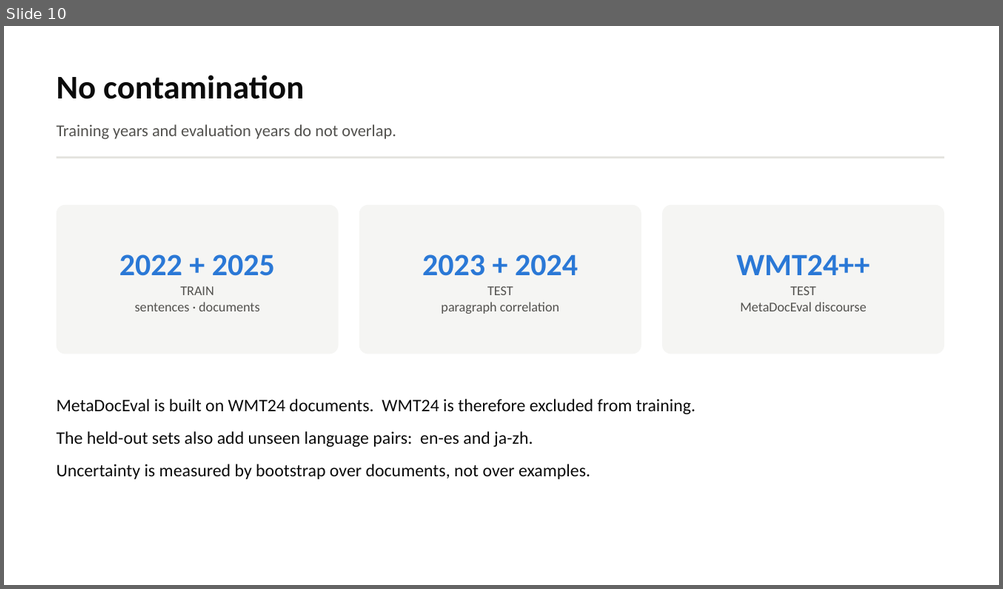
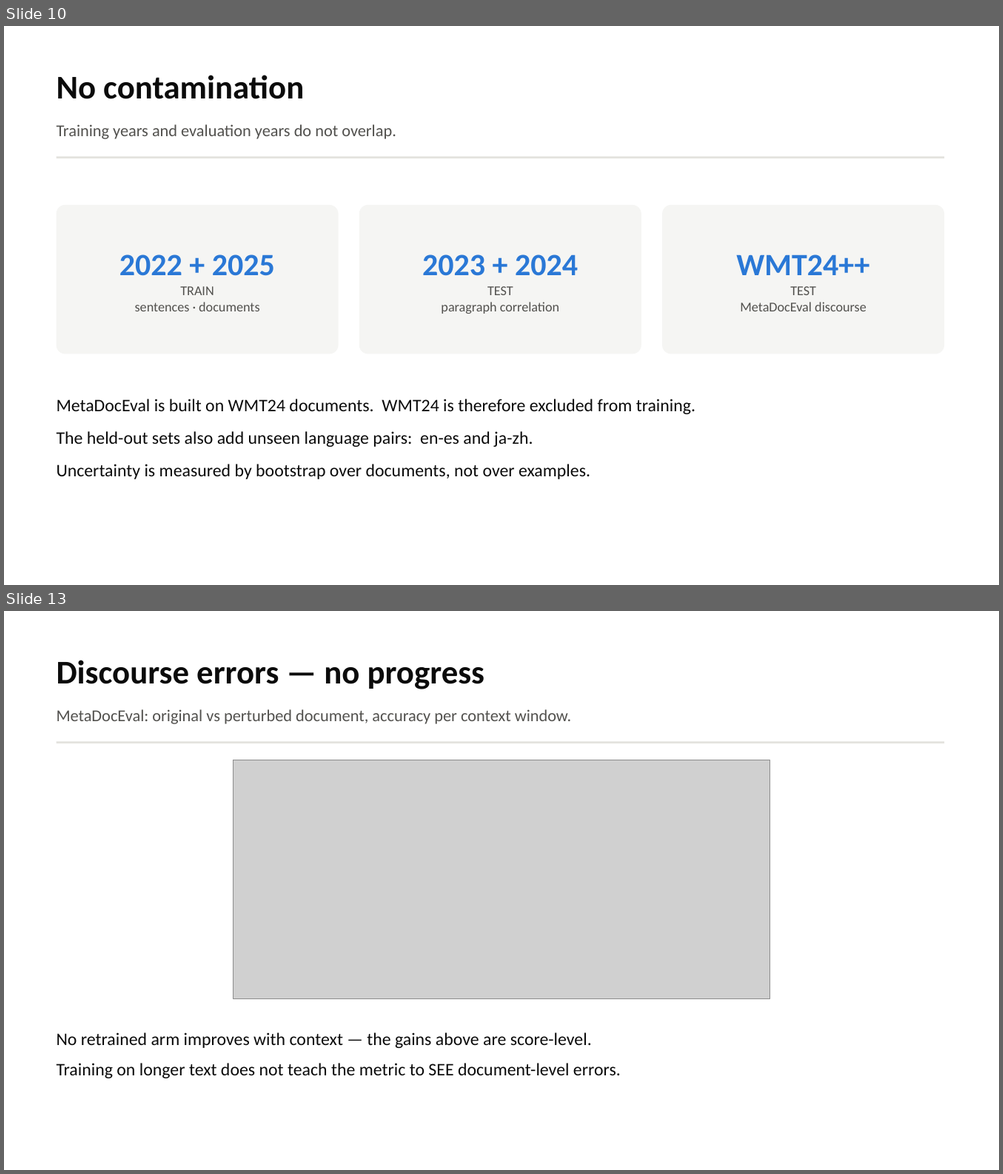
Before and after one commit to Jeerhz/FDTEM, a slide deck: docs/FDTEM_length_training_experiment.pptx. Shown one above the other, each under a label of ours: slide 10 before the commit, slides 10 and 13 after it; the slides between them are not shown. The pictures are 1003x589 and 1003x1174 pixels, drawn with LibreOffice and Linux fonts; fonts in the diff are those of the drawing; grey boxes stand for pictures. Boxes give left, top, right and bottom in pixels: in the first picture for what was removed or moved away, otherwise in the second. Text is boxed around its words. In the diff, an @@ line names an element or a change of style, - is before the commit and + after.

```diff
--- a/docs/FDTEM_length_training_experiment.pptx
+++ b/docs/FDTEM_length_training_experiment.pptx
@@ slide 13 added at [4,611,999,1170], background #FFFFFF @@
@@ text added at [57,660,484,689], 32 pt, text #0B0B0B, bold @@
+Discourse errors — no progress
@@ text added at [57,709,571,724], 16 pt, text #52514E @@
+MetaDocEval: original vs perturbed document, accuracy per context window.
@@ rectangle added at [57,741,944,743], fill #E3E2DE @@
@@ picture added at [233,760,770,999] @@
@@ text added at [57,1033,620,1079], 17 pt, text #0B0B0B @@
+No retrained arm improves with context — the gains above are score-level.
+Training on longer text does not teach the metric to SEE document-level errors.
```
Also in this commit, not shown: 2 slides changed, 4 other slides added, 1 slide removed, 29 other files.
